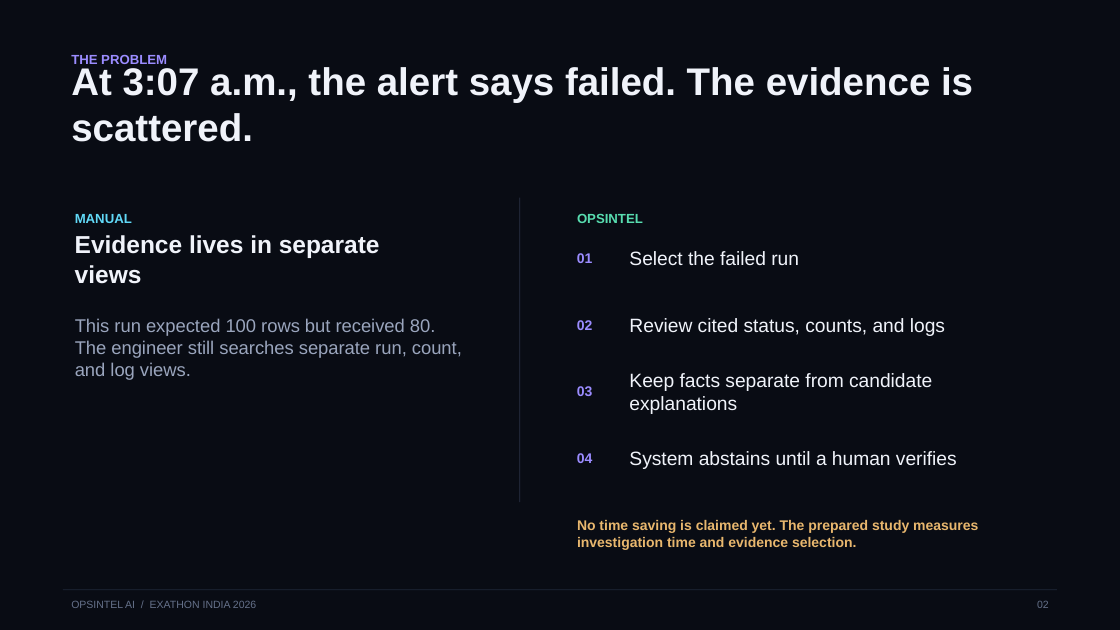
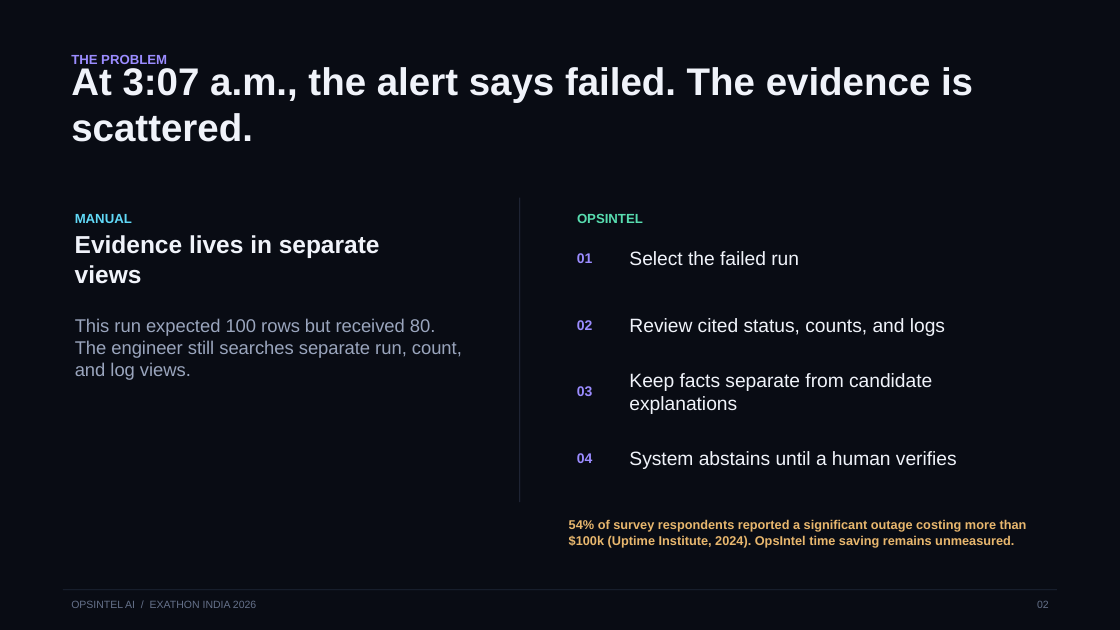
Before and after one commit to Anafa-thabassum/opsintel-ai, a slide deck: slide 2 of submission/opsintel-ai-pitch-deck.pptx. Drawn at 1120x630 pixels with LibreOffice and Linux fonts; fonts in the diff are those of the drawing. Boxes give left, top, right and bottom in pixels: in the first picture for what was removed or moved away, otherwise in the second. Text is boxed around its words. In the diff, an @@ line names an element or a change of style, - is before the commit and + after.

```diff
--- a/submission/opsintel-ai-pitch-deck.pptx
+++ b/submission/opsintel-ai-pitch-deck.pptx
@@ text at (569, 519, 1027, 548): text changed; size 12 to 10.9 pt @@
-No time saving is claimed yet. The prepared study measures investigation time and evidence selection.
+54% of survey respondents reported a significant outage costing more than $100k (Uptime Institute, 2024). OpsIntel time saving remains unmeasured.
```
Also in this commit, not shown: 4 other slides changed, 21 other files.
